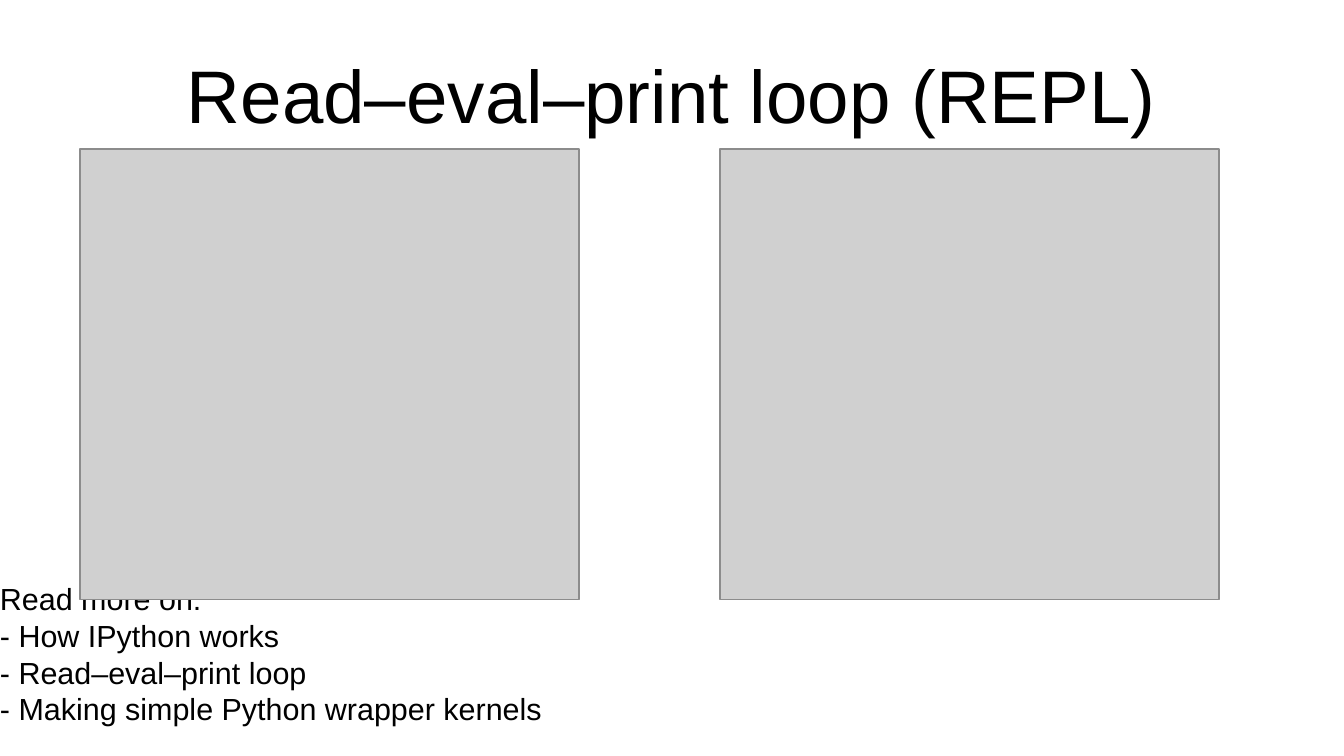
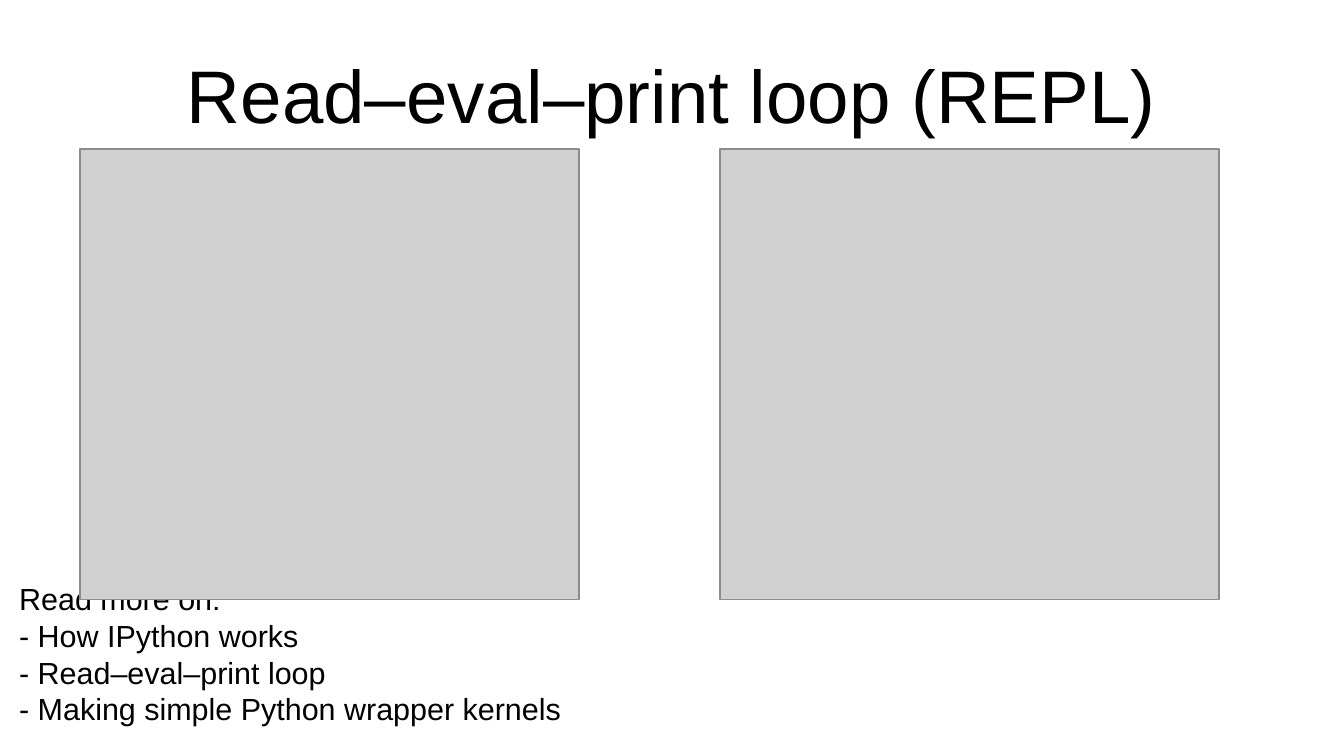
Before and after one commit to jeandet/PICo_Jupyter, a slide deck: slide 5 of PICoJupyter14042022Jeandet.odp (slide 7 before the commit). Drawn at 1344x756 pixels with LibreOffice and Linux fonts; fonts in the diff are those of the drawing; grey boxes stand for pictures. Boxes give left, top, right and bottom in pixels: in the first picture for what was removed or moved away, otherwise in the second. Text is boxed around its words. In the diff, an @@ line names an element or a change of style, - is before the commit and + after.

```diff
--- a/PICoJupyter14042022Jeandet.odp
+++ b/PICoJupyter14042022Jeandet.odp
@@ text "Read more on:": place and size @@
-text "Read more on:" at [0,588,541,726]
+text "Read more on:" at [19,586,561,726]
```
Also in this commit, not shown: 10 other slides changed, 5 slides added, 12 other files.
